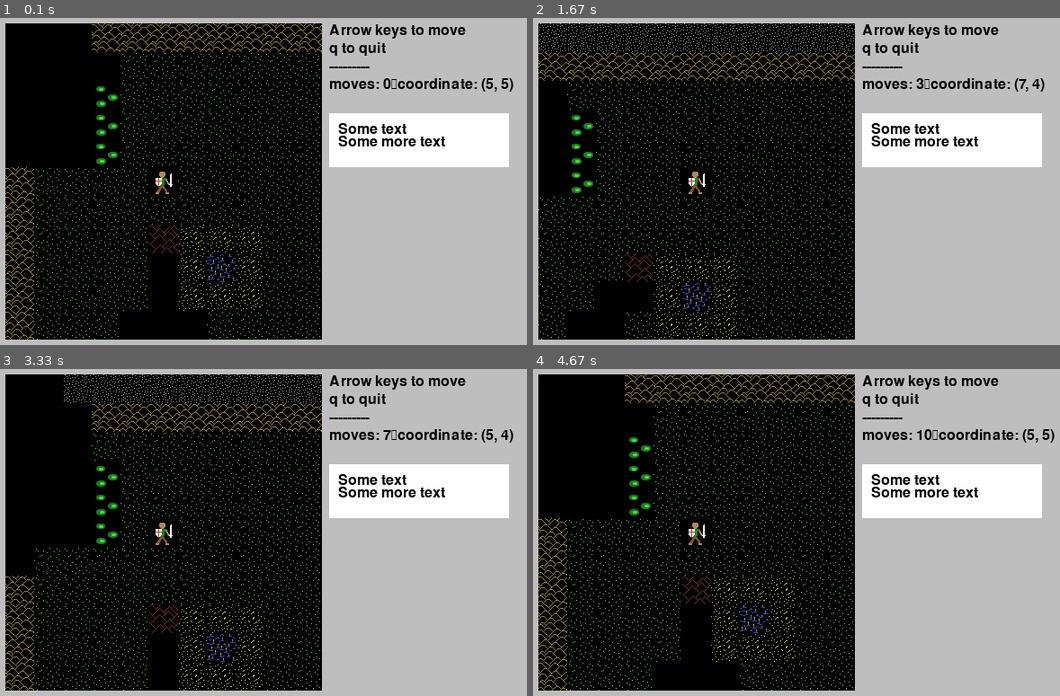
Above: before the commit, frames 1-4 (two rows, left to right).
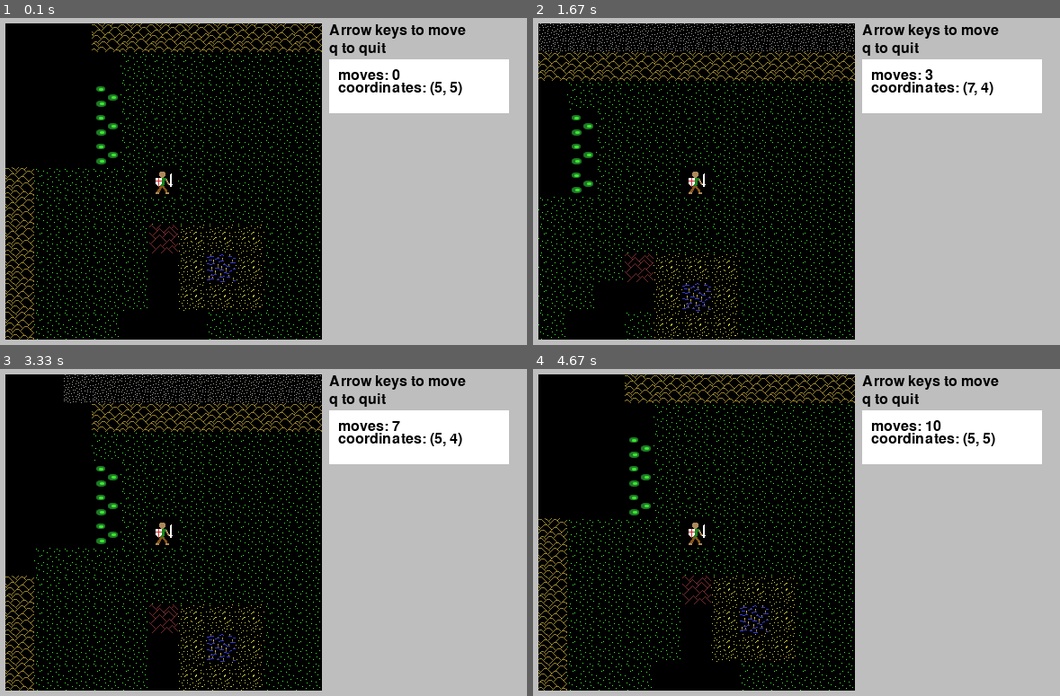
Above: after the commit, the same moments.

Repository: josh-reynolds/Python
Game: pygame game, started from pygame/nulltima/demo.py
The game is run twice, just before and just after one commit, with the same random seed, the same clock (stepped at 60 frames per second) and the same inputs.
Inputs:
- Up to frame 1 (0.1 s): no input
- Up to frame 2 (1.67 s): hold Right 0.33-0.8 s; hold Up 0.83-1.13 s; hold Right 1.17-1.63 s
- Up to frame 3 (3.33 s): hold Left 1.67-2.2 s; hold Down 2.23-2.53 s; hold Left 2.57-2.97 s; hold Up from 3 s (still down)
- Up to frame 4 (4.67 s): release Up at 3.37 s; hold Right 3.4-4.03 s; hold Down 4.07-4.43 s; hold Left from 4.47 s (still down)

The runs differ from the first frame. In frame 1, 11% of the frame differs, in the area x 62-98%, y 12-46%; in frame 2, 11%; in frame 3, 11%; in frame 4, 11%, in the area x 62-99%, y 12-46%.

Commit message:
Shifting move/coordinate information into Display

Diff:
--- a/pygame/nulltima/demo.py
+++ b/pygame/nulltima/demo.py
@@ -9,9 +9,7 @@
         Grid(11, 11, 60, 60)
         Text('Arrow keys to move', pos=(420, 60))
         Text('q to quit', pos=(420, 80))
-        Text('---------', pos=(420, 100))
-        Status(pos=(420, 120))
-        Display(pos=(420,160))
+        Display(pos=(420,100))
 
 if __name__ == '__main__':
     Demo().run()
--- a/pygame/nulltima/game.py
+++ b/pygame/nulltima/game.py
@@ -70,10 +70,11 @@
         self.rect = self.img.get_rect()
         self.rect.topleft = self.pos
 
-        text1 = self.font.render("Some text", True, self.fontcolor)
+        text1 = self.font.render("moves: " + str(Game.moves), True, self.fontcolor)
         self.img.blit(text1, (10,10))
 
-        text2 = self.font.render("Some more text", True, self.fontcolor)
+        coordinate = Game.level.grid.to_world(Game.level.grid.center)
+        text2 = self.font.render("coordinates: " + str(coordinate), True, self.fontcolor)
         self.img.blit(text2, (10,24))
 
     def draw(self):
